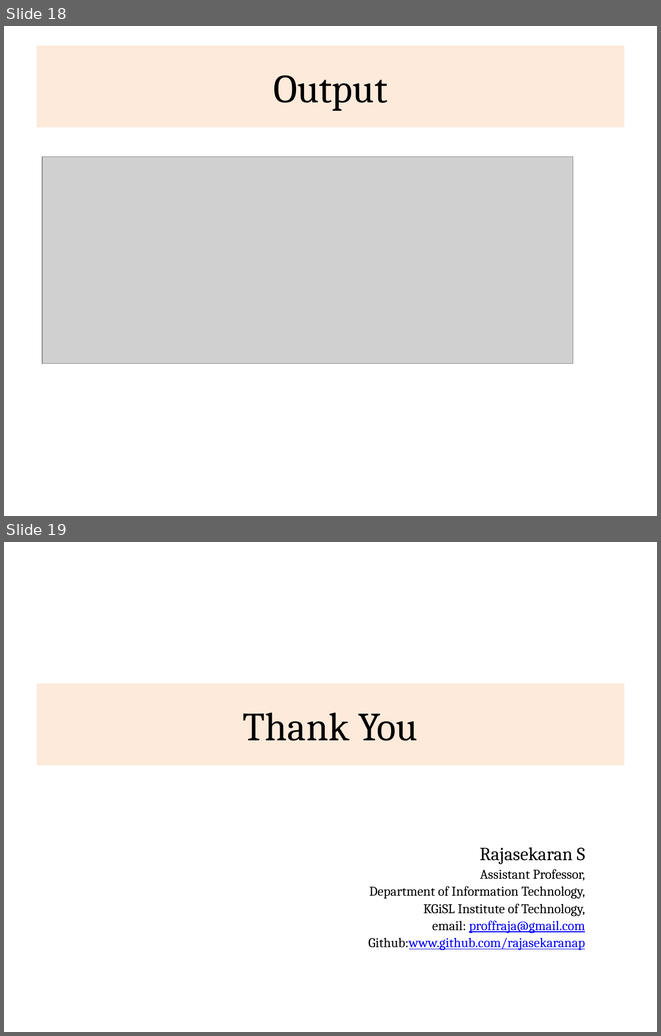
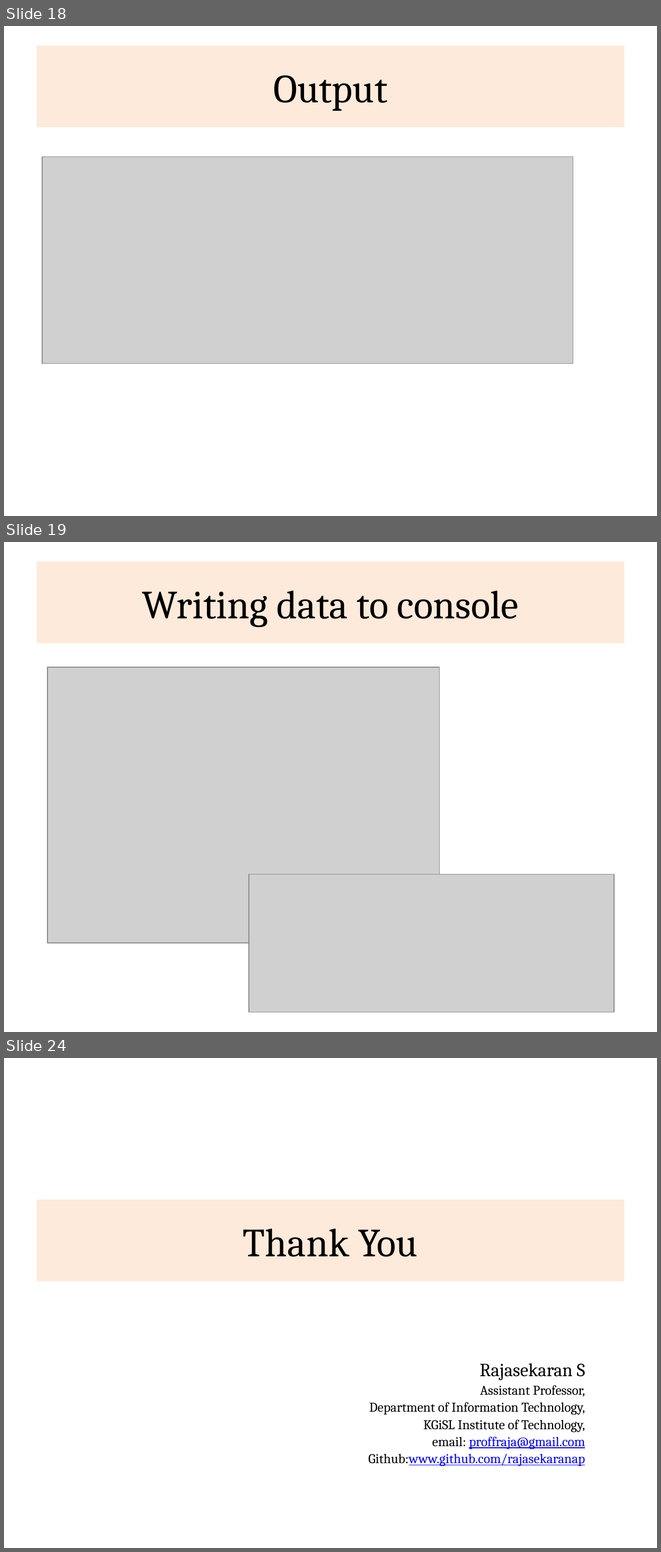
Before and after one commit to rajasekaran36/CS8392-OOPS, a slide deck: Slides/Unit 3/CS8392-U3-Input-and-Output.pptx. Shown one above the other, each under a label of ours: slides 18 and 19 before the commit, slides 18, 19 and 24 after it; the slides between them are not shown. The pictures are 661x1036 and 661x1552 pixels, drawn with LibreOffice and Linux fonts; fonts in the diff are those of the drawing; grey boxes stand for pictures. Boxes give left, top, right and bottom in pixels: in the first picture for what was removed or moved away, otherwise in the second. Text is boxed around its words. In the diff, an @@ line names an element or a change of style, - is before the commit and + after.

```diff
--- a/Slides/Unit 3/CS8392-U3-Input-and-Output.pptx
+++ b/Slides/Unit 3/CS8392-U3-Input-and-Output.pptx
@@ slide 19 added at (x1=4, y1=542, x2=657, y2=1032), background #FFFFFF @@
@@ title added at (x1=37, y1=562, x2=624, y2=643), fill #FDEADA, 44 pt, text #000000 @@
+Writing data to console
@@ picture added at (x1=48, y1=668, x2=440, y2=943) @@
@@ picture added at (x1=249, y1=874, x2=614, y2=1012) @@
@@ what was slide 19 is now slide 24 @@
```
Also in this commit, not shown: 4 other slides added, 37 other files.
